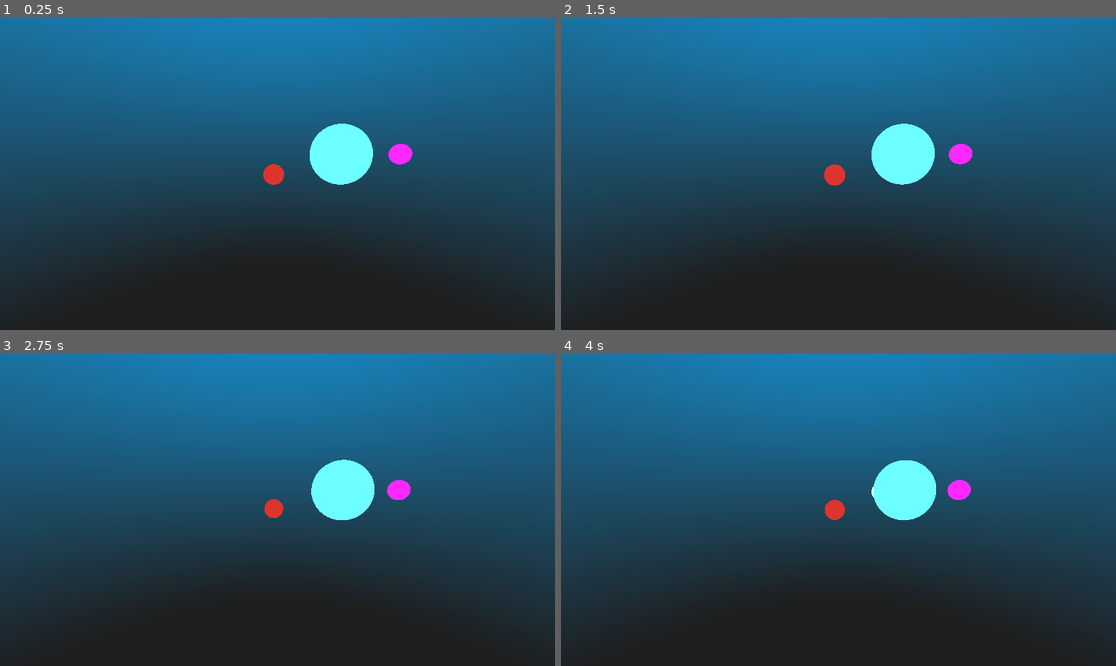
Above: before the commit, frames 1-4 (two rows, left to right).
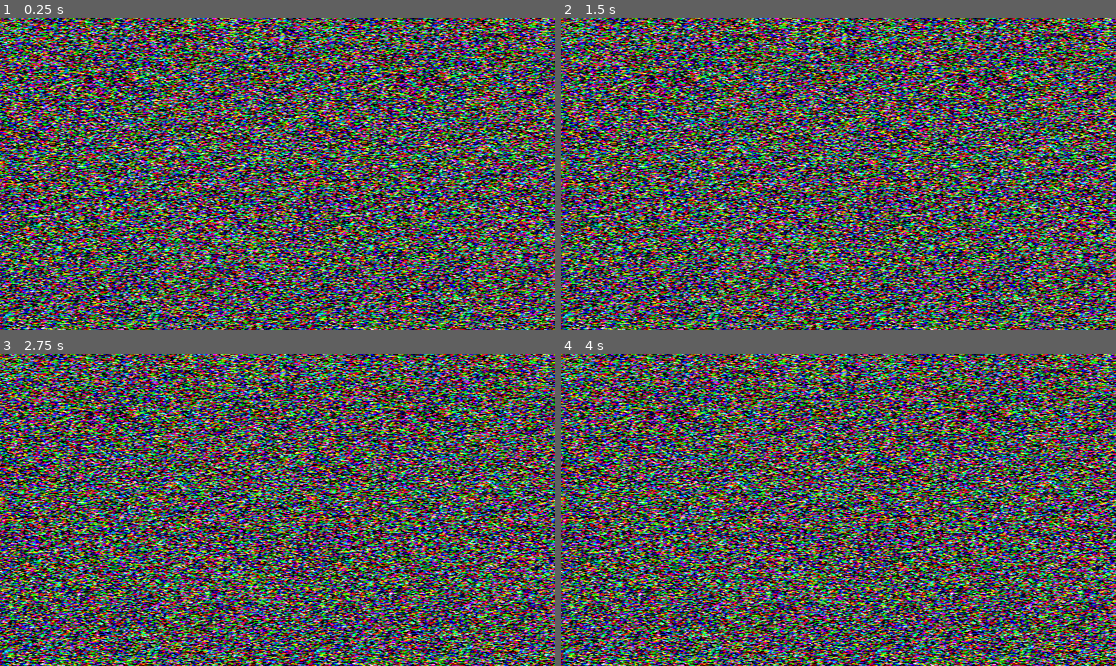
Above: after the commit, the same moments.

Repository: zedzee37/gdrays
Game: Godot game, scene res://scenes/main.tscn
Same seed, same stepped clock (60 frames per second), same inputs: the game is played once before the commit and once after it.
Inputs (mouse positions are in pixels of both pictures, inside the frame that each line leads up to):
- Up to frame 1 (0.25 s): no input
- Up to frame 2 (1.5 s): tap Enter at 0.5, 0.6 s; move the mouse to (960, 158) at 0.52 s; click (960, 158) at 0.67 s; tap Space at 1.25 s; move the mouse to (727, 189) at 1.27 s; hold Left (ui_left) from 1.28 s (still down); tap F at 1.35 s
- Up to frame 3 (2.75 s): tap Enter at 2, 2.1 s; move the mouse to (333, 441) at 2.02 s; release Left (ui_left) at 2.03 s
- Up to frame 4 (4 s): tap Space at 2.75 s; move the mouse to (810, 572) at 2.77 s; tap F at 2.85 s; click (810, 572) at 2.92 s; tap Enter at 3.5, 3.6 s; move the mouse to (1005, 556) at 3.52 s; hold Left (ui_left) from 3.53 s (still down)

The runs differ from the first frame. In frame 1, 100% of the frame differs, in the area x 0-100%, y 0-100%; in frame 2, 100%; in frame 3, 100%; in frame 4, 100%.

Commit message:
randomness

Diff:
--- a/shaders/ray_tracing.gdshader
+++ b/shaders/ray_tracing.gdshader
@@ -19,6 +19,30 @@
 	bool hit;
 	float dst;
 };
+
+uint nextRandom(inout uint state) {
+	state = state * uint(747796405) + uint(2891336453);
+	uint result = ((state >> ((state >> uint(28)) + uint(4))) ^ state) * uint(277803737);
+	result = (result >> uint(22)) ^ result;
+	return result;
+}
+
+float random(inout uint state) {
+	return float(nextRandom(state)) / 4294967295.0; // 2^32 - 1
+}
+
+float randomNormal(inout uint state) {
+	float theta = 2.0 * 3.1415926 * float(random(state));
+	float rho = sqrt(-2.0 * log(float(random(state))));
+	return rho * cos(theta);
+}
+
+vec3 randomDirection(inout uint state) {
+	float x = randomNormal(state);
+	float y = randomNormal(state);
+	float z = randomNormal(state);
+	return vec3(x, y, z);
+}
 
 HitInfo checkSphere(Ray ray, vec3 pos, float radius) {
 	HitInfo hitInfo;
@@ -46,6 +70,7 @@
 	hitInfo.hit = false;
 	return hitInfo;
 }
+
 
 vec3 raycastSphere(Ray ray) {
 	float closestDst = 1000000000.0;
@@ -77,9 +102,13 @@
 void fragment() {
 	vec3 worldPos = (vec4(VERTEX, 1.0) * VIEW_MATRIX).xyz;
 
+	vec2 pixelCoord = UV * VIEWPORT_SIZE;
+	uint pixelIndex = uint(pixelCoord.y * VIEWPORT_SIZE.x + pixelCoord.x);
+
 	Ray ray;
 	ray.origin = CAMERA_POSITION_WORLD;
 	ray.direction = normalize(worldPos);
 
 	ALBEDO = raycastSphere(ray);
+	ALBEDO = randomDirection(pixelIndex);
 }
Not shown, removed: '
